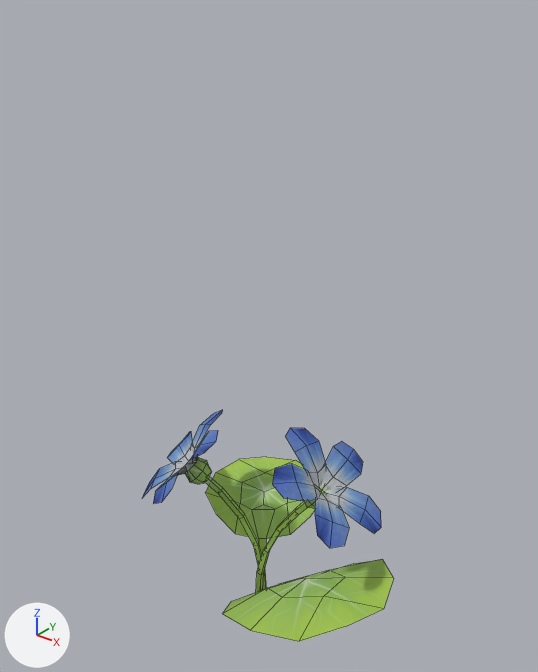
What one commit did to the FBX model Assets/Models/blueFlowers.fbx.
The view is the same before and after, from a 50 mm camera at (-0.188, -0.516, 0.208) aimed at (-0.333, -0.335, 0.096). Every picture has the same lights, and +X, +Y and +Z are marked at lower left. Mesh edges are drawn as thin lines. Where no turn or scale is listed for an object, it has been applied to the vertices.

In view in the first picture: 'lil_round_leaf3'.
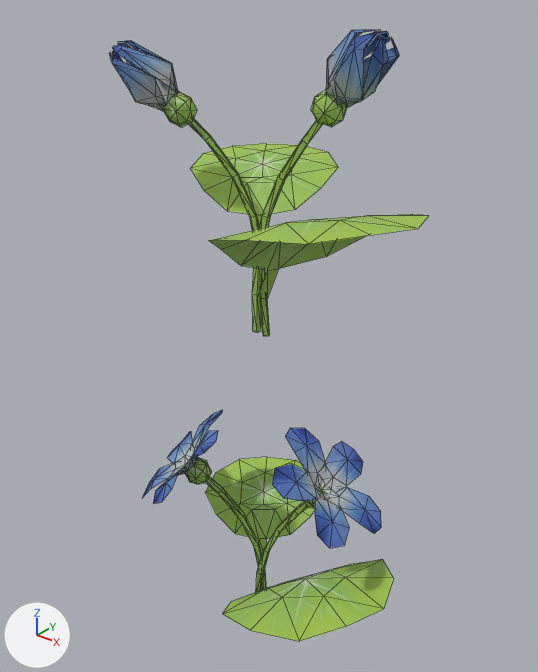
The newer file is also turned or shifted as a whole; pictures and numbers use the older file's frame.

What differs and where, as boxes [x1, y1, x2, y2] in the pictures (538 x 672 px):
'blueFlower_day', added (green)
    after: [110, 30, 429, 336]

What changed in the scene script:
```text
Add me_mesh_001:
    me_mesh_001.from_pydata(...)  # 276 vertices, 382 faces; spans x -0.0418..0.057, y -0.0419..0.0376, z -0.0036..0.0936
    me_mesh_001.materials.append(mat_blinn1)  # picture img_flowers_base_color_png
Add ob_blueflower_day:
    ob_blueflower_day = bpy.data.objects.new('blueFlower_day', me_mesh_001)
    ob_blueflower_day.location = (-0.3325, -0.3383, 0.1016)
```
